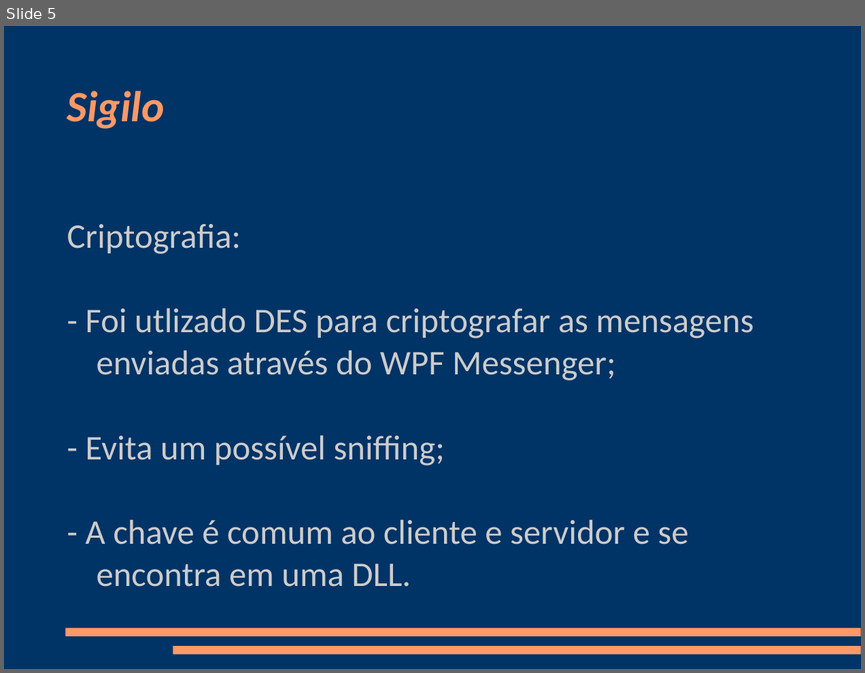
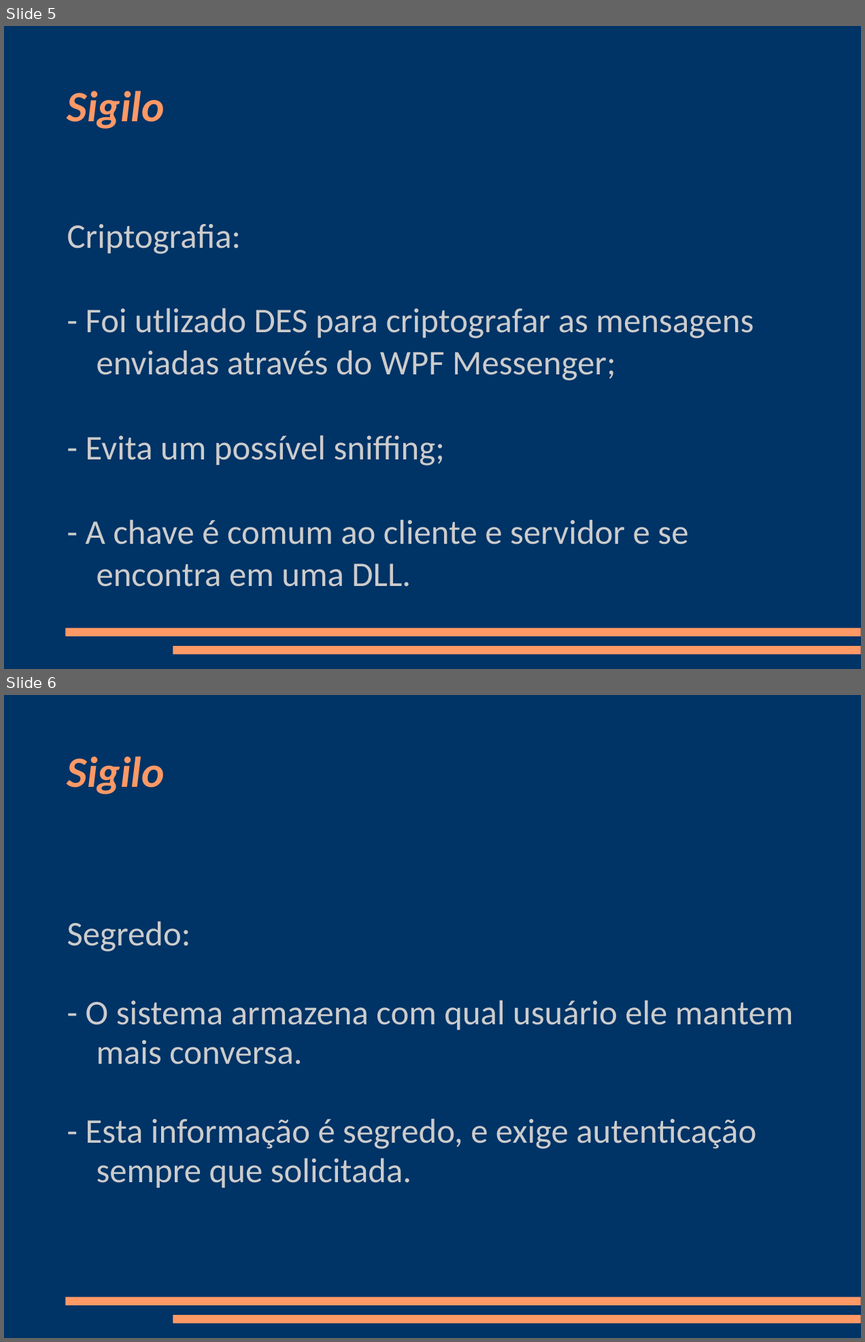
Before and after one commit to aleciogomes/wpfmessengerseg, a slide deck: Apresentação.ppt. Shown one above the other, each under a label of ours: slide 5 before the commit, slides 5 and 6 after it. The pictures are 865x673 and 865x1342 pixels, drawn with LibreOffice and Linux fonts; fonts in the diff are those of the drawing. Boxes give left, top, right and bottom in pixels: in the first picture for what was removed or moved away, otherwise in the second. Text is boxed around its words. In the diff, an @@ line names an element or a change of style, - is before the commit and + after.

```diff
--- a/Apresentação.ppt
+++ b/Apresentação.ppt
@@ slide 6 added at <box>4,695,861,1338</box>, background #003366; not listed: 2 template elements that a slide beside it also shows @@
@@ title added at <box>67,756,164,794</box>, 40 pt, text #FF9966, bold, italic @@
+Sigilo
@@ subtitle added at <box>67,921,793,1187</box>, 32 pt, text #CCCCCC @@
+Segredo:
+- O sistema armazena com qual usuário ele mantem mais conversa.
+- Esta informação é segredo, e exige autenticação sempre que solicitada.
```
Also in this commit, not shown: 3 slides changed.
